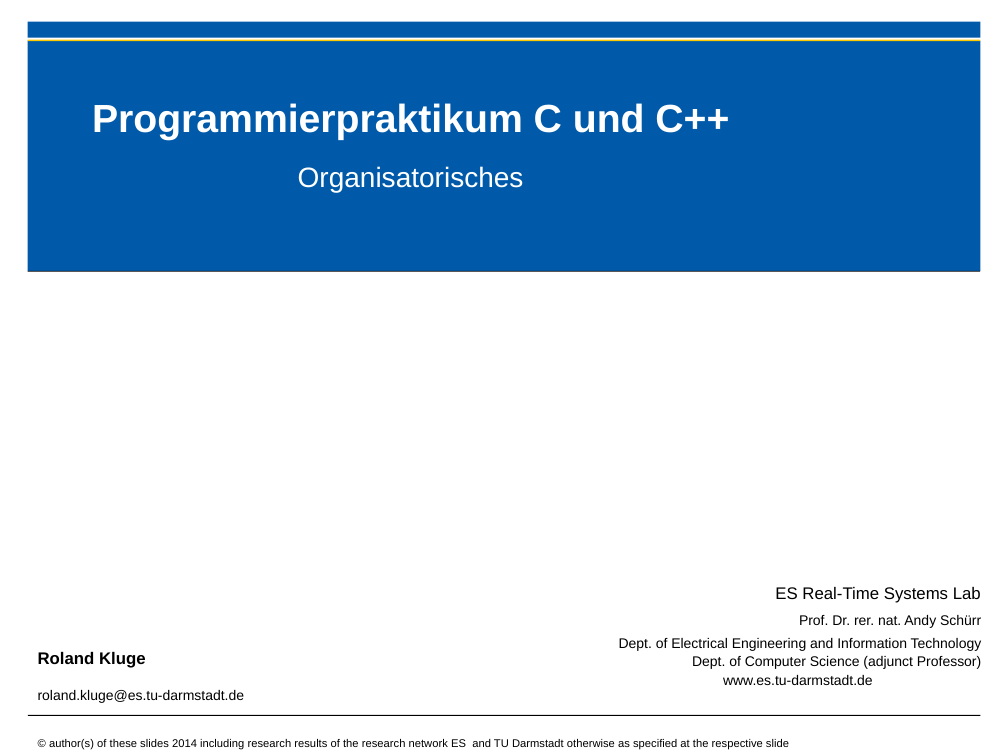
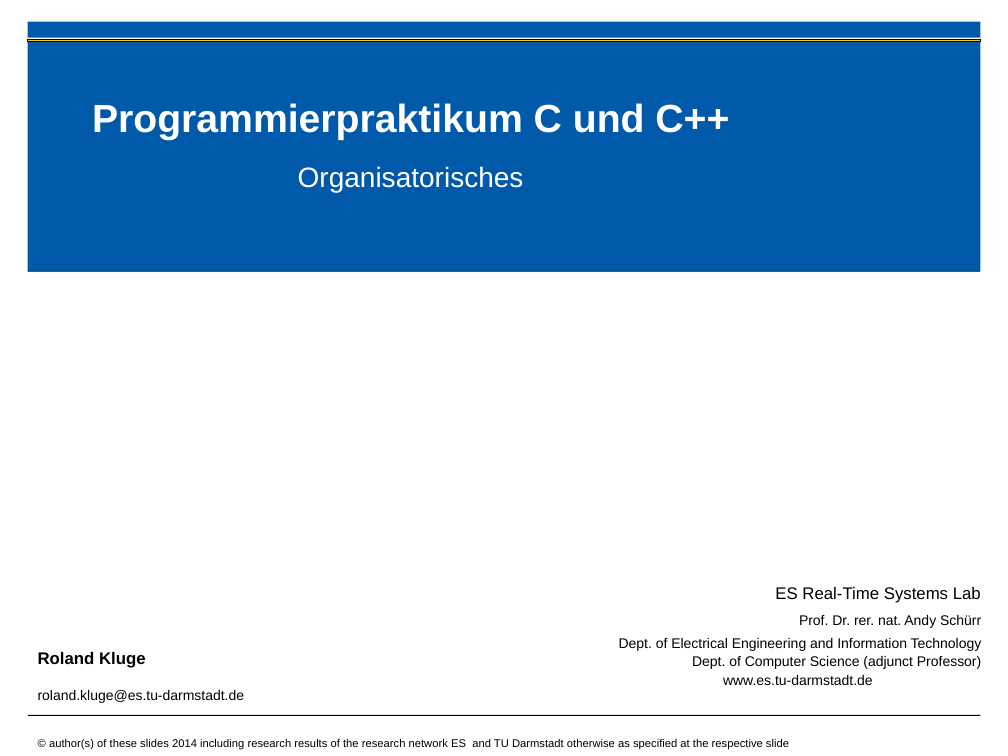
Before and after one commit to h82k/tud-cppp, a slide deck: slide 1 of vorlesung/cppp_lecture.pptx. Drawn at 1008x756 pixels with LibreOffice and Linux fonts; fonts in the diff are those of the drawing; background and template pictures are left out. Boxes give left, top, right and bottom in pixels: in the first picture for what was removed or moved away, otherwise in the second. Text is boxed around its words. In the diff, an @@ line names an element or a change of style, - is before the commit and + after.

```diff
--- a/vorlesung/cppp_lecture.pptx
+++ b/vorlesung/cppp_lecture.pptx
@@ rectangle at (27, 39, 980, 41): outline none to #000000 0.75 pt @@
```
Also in this commit, not shown: 15 other slides changed, 1 other file.
